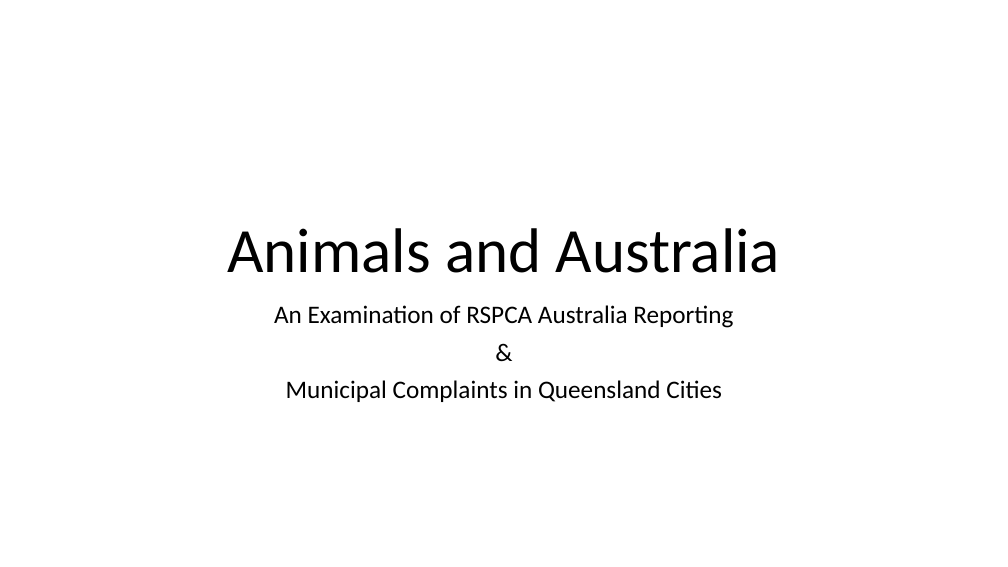
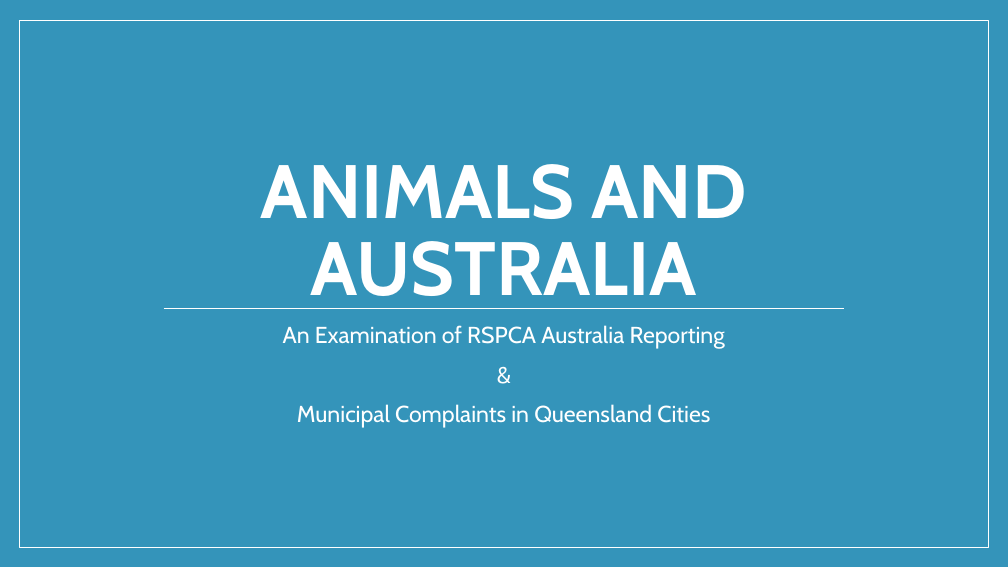
Before and after one commit to awyllie87/RSPCA, a slide deck: slide 1 of presentation.pptx. Drawn at 1008x567 pixels with LibreOffice and Linux fonts; fonts in the diff are those of the drawing. Boxes give left, top, right and bottom in pixels: in the first picture for what was removed or moved away, otherwise in the second. Text is boxed around its words. In the diff, an @@ line names an element or a change of style, - is before the commit and + after.

```diff
--- a/presentation.pptx
+++ b/presentation.pptx
@@ background #FFFFFF to #3494BA @@
@@ rectangle added at (x1=19, y1=20, x2=988, y2=547), fill #3494BA, outline #FFFFFF 1 pt @@
@@ title at (x1=261, y1=164, x2=746, y2=309): text changed; size 60 to 72 pt; font Calibri to Cabin; text colour #000000 to #FFFFFF; bold on @@
-Animals and Australia
+ANIMALS AND AUSTRALIA
@@ subtitle "An Examination of RSPCA Australia ..." moved from (x1=274, y1=305, x2=733, y2=402) to (x1=283, y1=325, x2=725, y2=428) @@
@@ subtitle "An Examination of RSPCA Australia ..." at (x1=283, y1=325, x2=725, y2=428): size 24 to 22 pt, font Calibri to Cabin, text colour #000000 to #FFFFFF; more space between paragraphs @@
@@ line added from (163, 309) to (844, 309), #FFFFFF 0.79 pt @@
```
Also in this commit, not shown: 5 other slides changed, 5 slides added, 1 slide removed, 11 other files.
